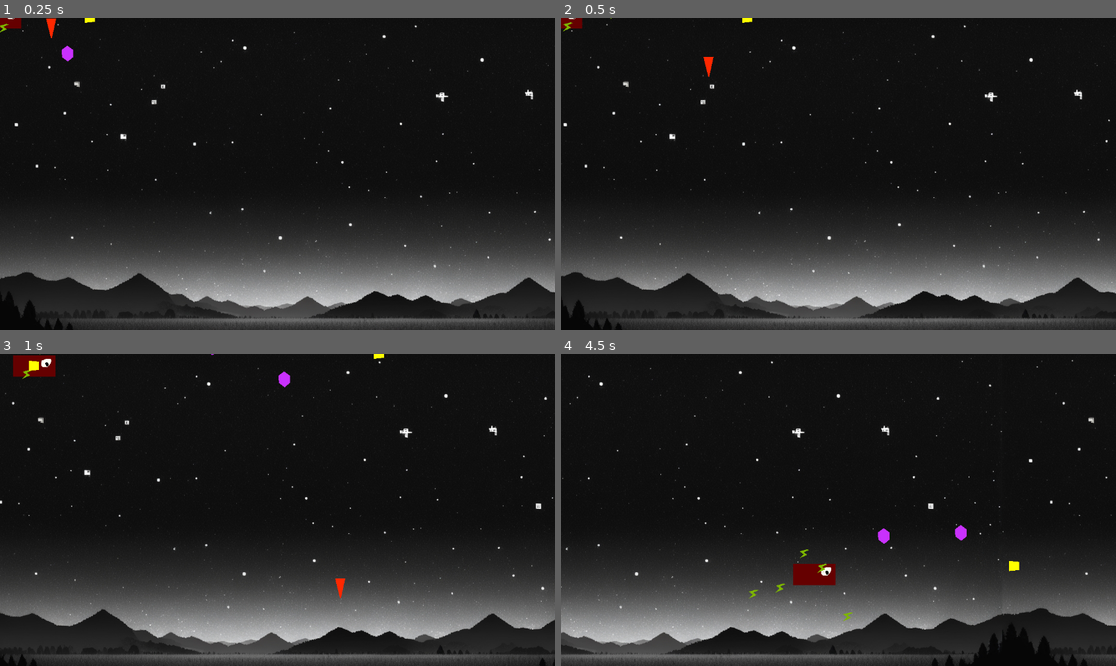
Above: before the commit, frames 1-4 (two rows, left to right).
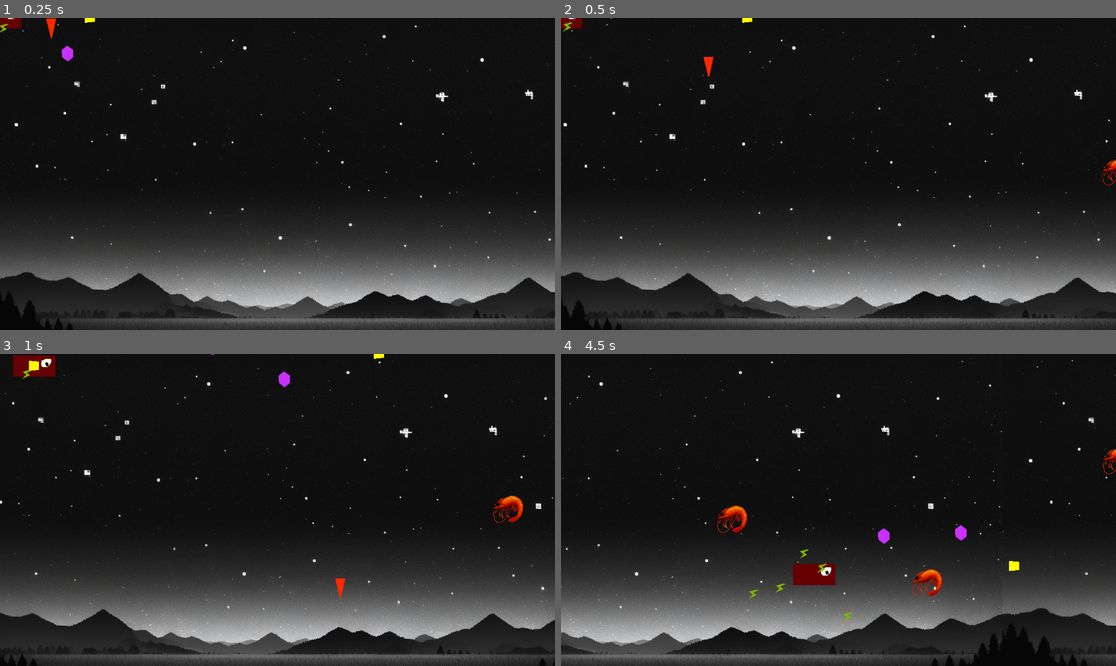
Above: after the commit, the same moments.

Repository: deutschundfranke/survivius
Game: Godot game, scene res://Misc/space.tscn
The game is run twice, just before and just after one commit, with the same random seed, the same clock (stepped at 60 frames per second) and the same inputs.
Inputs (mouse positions are in pixels of both pictures, inside the frame that each line leads up to):
- Up to frame 1 (0.25 s): no input
- Up to frame 2 (0.5 s): no input
- Up to frame 3 (1 s): move the mouse to (399, 494) at 0.52 s; hold Up (up) from 0.53 s (still down); click (399, 494) at 0.67 s
- Up to frame 4 (4.5 s): move the mouse to (727, 525) at 1.27 s; release Up (up) at 1.28 s; hold Down (down) 1.28-2.03 s; move the mouse to (894, 441) at 2.02 s; hold Up (up) 2.03-3.53 s; move the mouse to (810, 572) at 2.77 s; click (810, 572) at 2.92 s; move the mouse to (1005, 556) at 3.52 s; hold Down (down) from 3.53 s (still down); move the mouse to (672, 463) at 4.27 s

Frame 1 is identical in both runs. In frame 2, 0.1% of the frame differs, in the area x 97-100%, y 45-54%; in frame 3, 0.3%; in frame 4, 0.6%, in the area x 28-100%, y 30-78%.

Commit message:
Added an enemy spawner and enemies
The spawner is attached to the scene and contains the variables that
influence the enemies.

Diff:
--- /dev/null
+++ b/Enemies/enemy.gd
@@ -0,0 +1,23 @@
+extends Node2D
+class_name Enemy
+
+var movement: Vector2
+
+signal exited_screen(who: Enemy)
+
+# Called when the node enters the scene tree for the first time.
+func _ready():
+	pass
+
+func set_movement(speed: float, spread: float):
+	self.movement = Vector2( -speed, 0)
+	var angle = randf_range(-spread, spread)
+	self.movement = self.movement.rotated(deg_to_rad(angle))
+
+# Called every frame. 'delta' is the elapsed time since the previous frame.
+func _process(delta):
+	self.position += self.movement * delta
+
+	if (self.position.x < -100):
+		# well off-screen
+		self.exited_screen.emit(self)
--- /dev/null
+++ b/Enemies/enemy.tscn
@@ -0,0 +1,19 @@
+[gd_scene load_steps=4 format=3 uid="uid://tfl0b3ivf5ls"]
+
+[ext_resource type="Texture2D" uid="uid://dqoccak6ysu7e" path="res://sprites/shrimp.png" id="1_cxhs2"]
+[ext_resource type="Script" path="res://Enemies/enemy.gd" id="1_wuxuq"]
+
+[sub_resource type="CircleShape2D" id="CircleShape2D_oui0g"]
+radius = 30.0
+
+[node name="Enemy" type="Node2D"]
+script = ExtResource("1_wuxuq")
+
+[node name="Area2D" type="Area2D" parent="."]
+
+[node name="CollisionShape2D" type="CollisionShape2D" parent="Area2D"]
+shape = SubResource("CircleShape2D_oui0g")
+
+[node name="Sprite2D" type="Sprite2D" parent="."]
+scale = Vector2(0.25, 0.25)
+texture = ExtResource("1_cxhs2")
--- /dev/null
+++ b/Enemies/enemy_spawner.gd
@@ -0,0 +1,44 @@
+extends Node2D
+class_name EnemySpawner
+
+@export var spawn_delay: float = 2.0
+@export var max_enemies: int = 5
+@export var enemy_speed: float = 200.0
+@export var enemy_spread: float = 15.0
+
+var spawn_cooldown: float = 0.0
+var enemy_scene: PackedScene
+var num_enemies_on_screen: int
+var rand: RandomNumberGenerator
+
+# Called when the node enters the scene tree for the first time.
+func _ready():
+	self.num_enemies_on_screen = 0
+	self.spawn_cooldown = 0.0
+	self.enemy_scene = load('res://Enemies/enemy.tscn')
+	self.rand = RandomNumberGenerator.new()
+	self.rand.randomize()
+
+# Called every frame. 'delta' is the elapsed time since the previous frame.
+func _process(delta):
+	self.spawn_cooldown -= delta
+	if (self.spawn_cooldown <= 0.0):
+		self.spawn_cooldown += self.spawn_delay
+		self.spawn_enemy()
+
+func on_enemy_exited(enemy: Enemy):
+	enemy.queue_free()
+	self.num_enemies_on_screen -= 1
+
+func spawn_enemy():
+	if (self.num_enemies_on_screen >= self.max_enemies):
+		print ("no enemies for you!")
+		return
+	self.num_enemies_on_screen += 1
+	var new_enemy: Enemy = self.enemy_scene.instantiate()
+	new_enemy.set_movement(self.enemy_speed, self.enemy_spread)
+	var viewport = get_viewport_rect().size
+	new_enemy.position.x = viewport.x + 100
+	new_enemy.position.y = self.rand.randf_range(100, viewport.y-100)
+	new_enemy.exited_screen.connect(self.on_enemy_exited)
+	self.find_parent("Space").add_child(new_enemy)
--- /dev/null
+++ b/Enemies/enemy_spawner.tscn
@@ -0,0 +1,6 @@
+[gd_scene load_steps=2 format=3 uid="uid://c16k2hhudyieg"]
+
+[ext_resource type="Script" path="res://Enemies/enemy_spawner.gd" id="1_ehagj"]
+
+[node name="EnemySpawner" type="Node2D"]
+script = ExtResource("1_ehagj")
--- a/Misc/space.tscn
+++ b/Misc/space.tscn
@@ -11,6 +11,7 @@
 [ext_resource type="AudioStream" uid="uid://c1tdhsy1wv0to" path="res://sounds/laser1.mp3" id="6_54i6i"]
 [ext_resource type="PackedScene" uid="uid://ctev6kkdprq7m" path="res://Weapons/UpDownBomb/updownbomb.tscn" id="7_ftjvp"]
 [ext_resource type="AudioStream" uid="uid://bc3fyn08dunc0" path="res://sounds/bomb1.mp3" id="8_cy2ra"]
+[ext_resource type="PackedScene" uid="uid://c16k2hhudyieg" path="res://Enemies/enemy_spawner.tscn" id="12_xby4b"]
 
 [node name="Space" type="Node2D"]
 script = ExtResource("1_qyus3")
@@ -42,4 +43,6 @@
 volume_db = -6.975
 autoplay = true
 
+[node name="EnemySpawner" parent="." instance=ExtResource("12_xby4b")]
+
 [connection signal="clicked" from="." to="PlayerShip" method="setTargetPos"]
Not shown: 1 places in Misc/space.tscn that only renumber resources
Binary file added: sprites/shrimp.png
Not shown, added: sprites/shrimp.png.import
